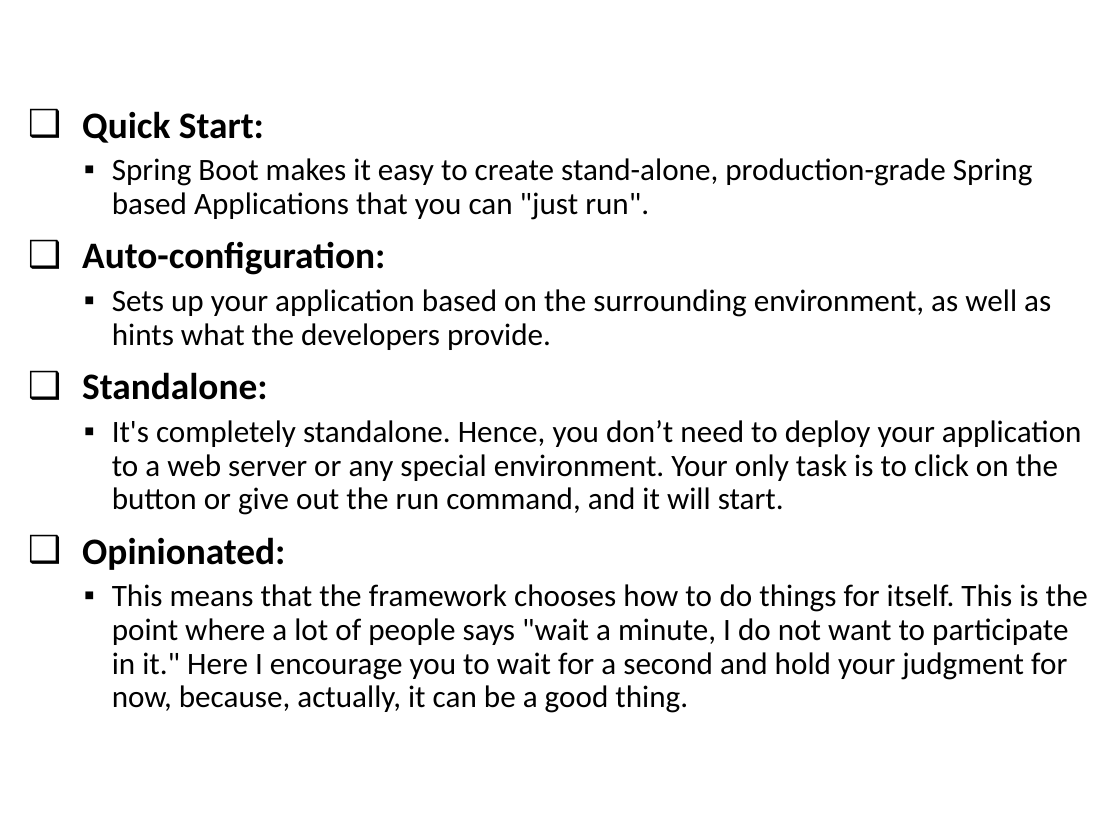
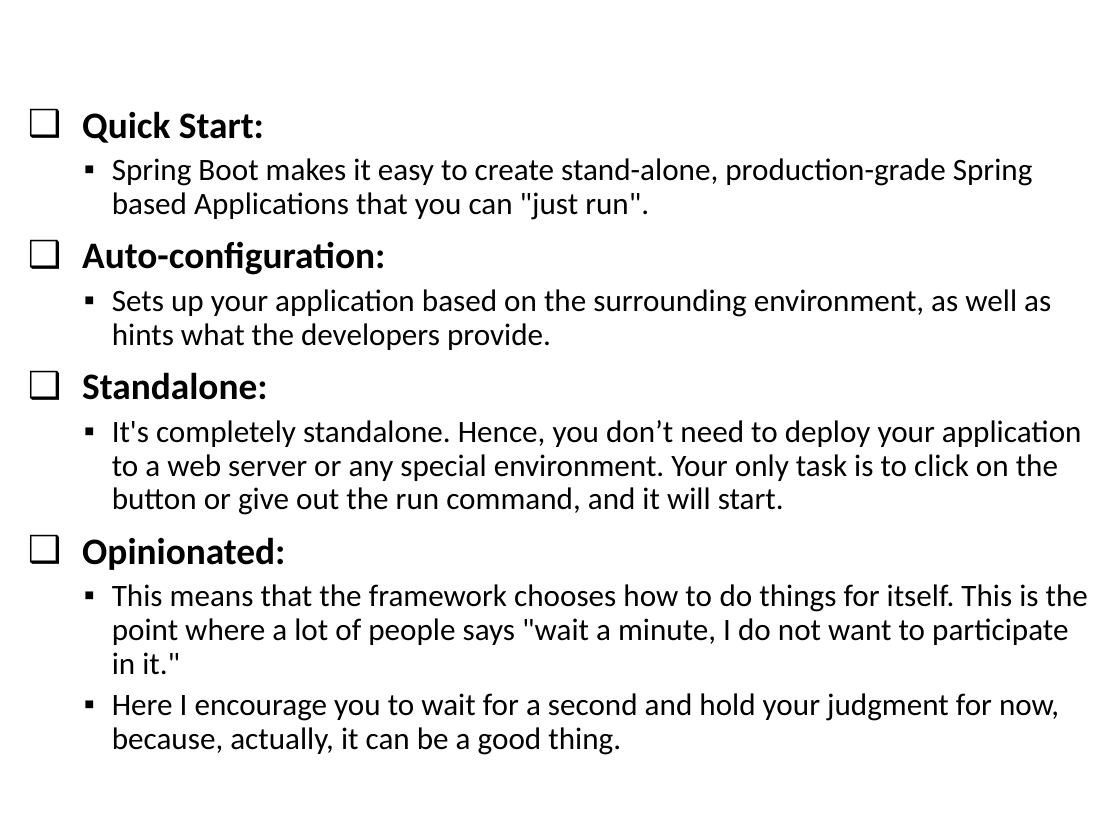
Before and after one commit to vishalrangras/spring-boot-sample, a slide deck: slide 7 of Developing with Spring Boot.pptx. Drawn at 1120x840 pixels with LibreOffice and Linux fonts; fonts in the diff are those of the drawing; background and template pictures are left out. Boxes give left, top, right and bottom in pixels: in the first picture for what was removed or moved away, otherwise in the second. Text is boxed around its words. In the diff, an @@ line names an element or a change of style, - is before the commit and + after.

```diff
--- a/Developing with Spring Boot.pptx
+++ b/Developing with Spring Boot.pptx
@@ text at bbox=[112, 584, 1088, 755]: text changed @@
-  ▪ This means that the framework chooses how to do things for itself. This is the point where a lot of people says "wait a minute, I do not want to participate in it." Here I encourage you to wait for a second and hold your judgment for now, because, actually, it can be a good thing.
+  ▪ This means that the framework chooses how to do things for itself. This is the point where a lot of people says "wait a minute, I do not want to participate in it."
+  ▪ Here I encourage you to wait for a second and hold your judgment for now, because, actually, it can be a good thing.
```
Also in this commit, not shown: 10 other slides changed, 21 slides added, 1 slide removed.
